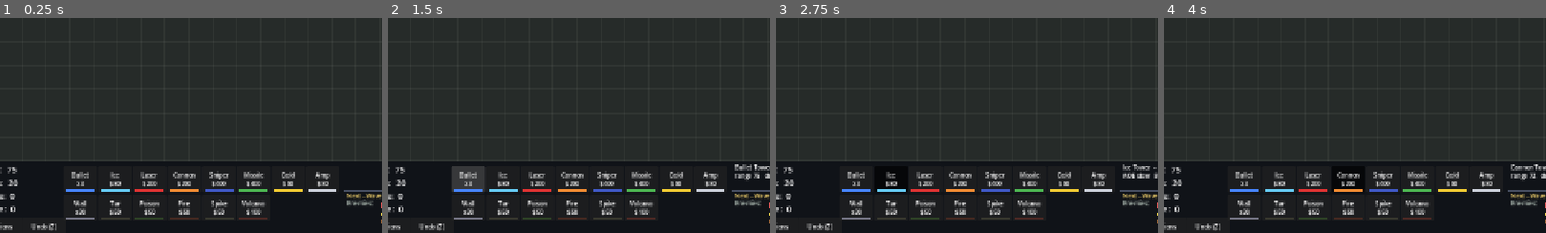
Above: before the commit, frames 1-4 (left to right).
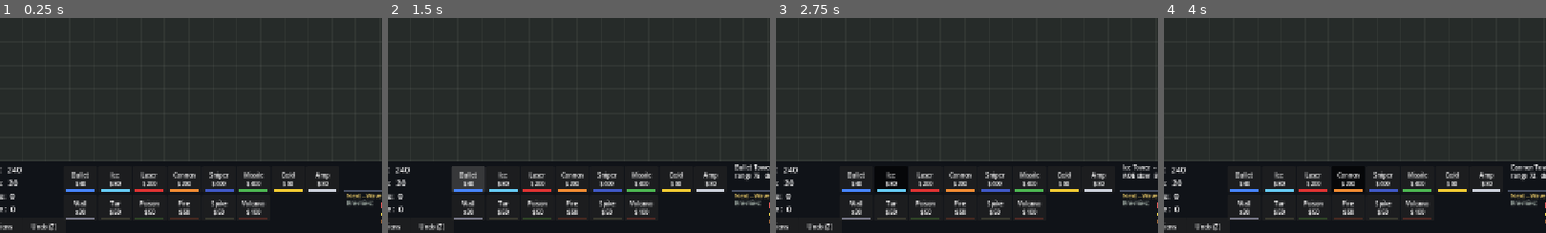
Above: after the commit, the same moments.

Repository: IronWolve/SimpleTowerDefense
Game: Godot game, scene res://scenes/main.tscn
Two runs of this game, one before a commit and one after it. Both use one fixed random seed, a clock stepped at 60 frames per second and the inputs below.
Inputs (mouse positions are % of the whole screen's width and height, from its top left):
- Up to frame 1 (0.25 s): no input
- Up to frame 2 (1.5 s): click (14, 88) at 0.5 s, where only the run before the commit has a clickable "Bullet x3"; click (14, 88) at 1.25 s, where only the run after the commit has a clickable "Bullet $40"
- Up to frame 3 (2.75 s): click "Ice $80" at 2 s
- Up to frame 4 (4 s): click "Laser $200" at 2.75 s; click "Cannon $200" at 3.5 s
The pictures show only the part of the screen within x 3-53%, y 50-100%; the shares and areas given below are measured in that part.

The runs differ from the first frame. In frame 1, 0.1% of the frame differs, in the area x 2-23%, y 69-79%; in frame 2, 0.1%; in frame 3, 0.1%; in frame 4, 0.1%.

Commit message:
v49: economy pass + RELEASES entry
- Starting gold 75 -> 240 (the 3 free Bullet Towers were dropped earlier;
  their 120g of value rolls into the purse so players choose what to build).
- Hard mode now explicit: HARD_STARTING_GOLD 120, HARD_STARTING_LIVES 10,
  HARD_STARTING_WALLS 15. Each lever tunable independently (was 60% gold).
- Hard-mode toggle label + HELP_TEXT updated to "half gold/lives/walls".
- APP_VERSION v48 -> v49.
- RELEASES.md: new v49 entry covering the rename, hotkey overhaul, gameplay
  backports from 3D, range rebalance, generated-map prompt, economy pass,
  and the project-hygiene files. Downloads table updated to the new
  std2d_<plat>_vNN.zip naming.

Co-Authored-By: Claude Opus 4.7 (1M context) <noreply@anthropic.com>

Diff:
--- a/scripts/game_state.gd
+++ b/scripts/game_state.gd
@@ -1,10 +1,15 @@
 extends Node
 ## Persistent run state. Autoloaded, so it survives scene reloads on restart.
 
-const STARTING_GOLD := 75
+const STARTING_GOLD := 240
 const STARTING_LIVES := 20
 const STARTING_WALLS := 30
-const STARTING_TOWERS := 3
+const STARTING_TOWERS := 0
+## Hard mode starting values (used when bonus_lives_per_wave is off). Explicit
+## numbers rather than a multiplier so each lever can be tuned independently.
+const HARD_STARTING_GOLD := 120
+const HARD_STARTING_LIVES := 10
+const HARD_STARTING_WALLS := 15
 const SETTINGS_PATH := "user://settings.cfg"
 ## Where custom maps saved from the editor are stored. One .txt per map.
 const MAPS_DIR := "user://maps"
@@ -109,14 +114,17 @@
 func reset() -> void:
 	# Capture the just-finished run's high before wiping it.
 	_check_best()
-	# Hard mode (bonus_lives_per_wave off): start with 40% less gold.
+	# Hard mode (bonus_lives_per_wave off): tighter gold / lives / wall stock.
 	var hard := not bonus_lives_per_wave
-	gold = int(round(STARTING_GOLD * 0.6)) if hard else STARTING_GOLD
-	lives = STARTING_LIVES
+	gold = HARD_STARTING_GOLD if hard else STARTING_GOLD
+	lives = HARD_STARTING_LIVES if hard else STARTING_LIVES
 	wave = 0
 	score = 0
 	game_over = false
-	stock = {"wall": STARTING_WALLS, "tower": STARTING_TOWERS}
+	stock = {
+		"wall": HARD_STARTING_WALLS if hard else STARTING_WALLS,
+		"tower": STARTING_TOWERS,
+	}
 	total_games += 1
 	last_played_unix = int(Time.get_unix_time_from_system())
 	save_settings()
--- a/scripts/hud.gd
+++ b/scripts/hud.gd
@@ -5,7 +5,7 @@
 
 const BAR_Y := 600.0
 const APP_NAME := "Simple Tower Defense 2D"
-const APP_VERSION := "v48"
+const APP_VERSION := "v49"
 const BUY_TYPES := ["tower", "ice", "laser", "cannon", "sniper", "missile",
 	"gold", "amplifier",
 	"wall", "tar_trap", "poison_trap", "fire_trap", "spike_trap", "volcano_trap"]
@@ -33,7 +33,7 @@
 """Runners are fast and resist Poison; Tanks are slow, tough and resist Fire. Each wave rotates a deploy style - Steady …(653 unchanged characters)…
 
 """ + _H + "Modifiers (Options)" + _HE + \
-"""Toggle in Options: Hard mode (no bonus lives, 40% less starting gold), Unlimited lives / money, No-cost wall …(231 unchanged characters)…
+"""Toggle in Options: Hard mode (no bonus lives, half the starting gold/lives/walls), Unlimited lives / money, No-cost wall …(231 unchanged characters)…
 
 """ + _H + "Maps & Editor" + _HE + \
 """In Options pick a pre-built map (Open field or Spiral), choose Generated for one continuous single-path labyrinth -  …(407 unchanged characters)…
@@ -614,7 +614,7 @@
 
 	# Group 2: modifiers that can be toggled at any time.
 	panel.add_child(_make_section("MODIFIERS", Vector2(32, 336)))
-	_hard_toggle = _make_toggle("Hard mode   (no bonus lives, less gold)", Vector2(30, 358),
+	_hard_toggle = _make_toggle("Hard mode   (no bonus lives; half gold/lives/walls)", Vector2(30, 358),
 		not GameState.bonus_lives_per_wave, _on_hard_option_toggled)
 	panel.add_child(_hard_toggle)
 	_lives_toggle = _make_toggle("Unlimited lives", Vector2(30, 402),
Not shown, changed: RELEASES.md
